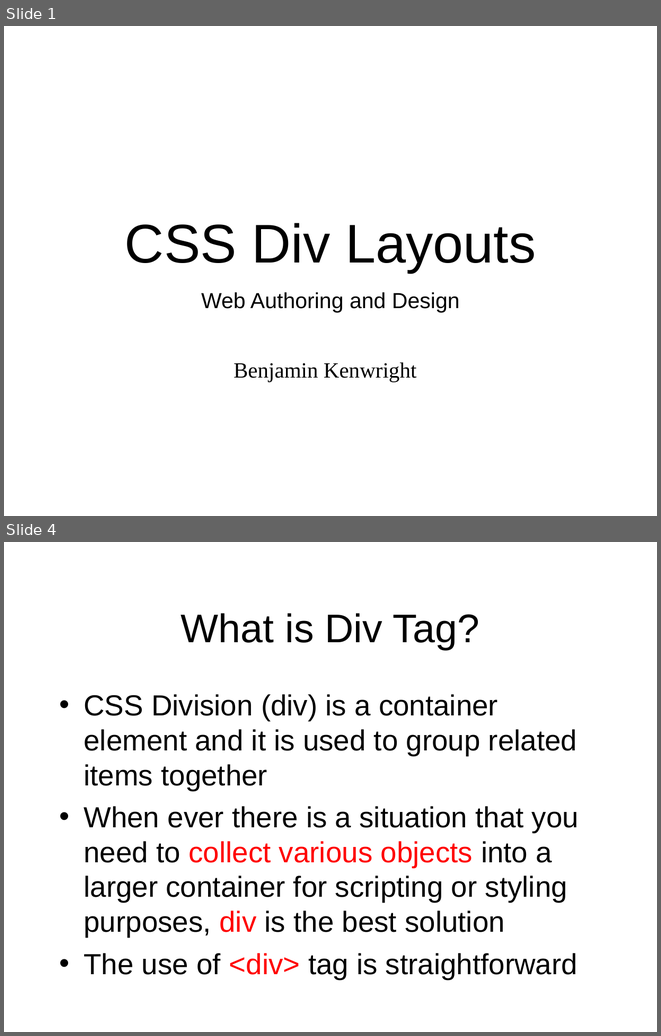
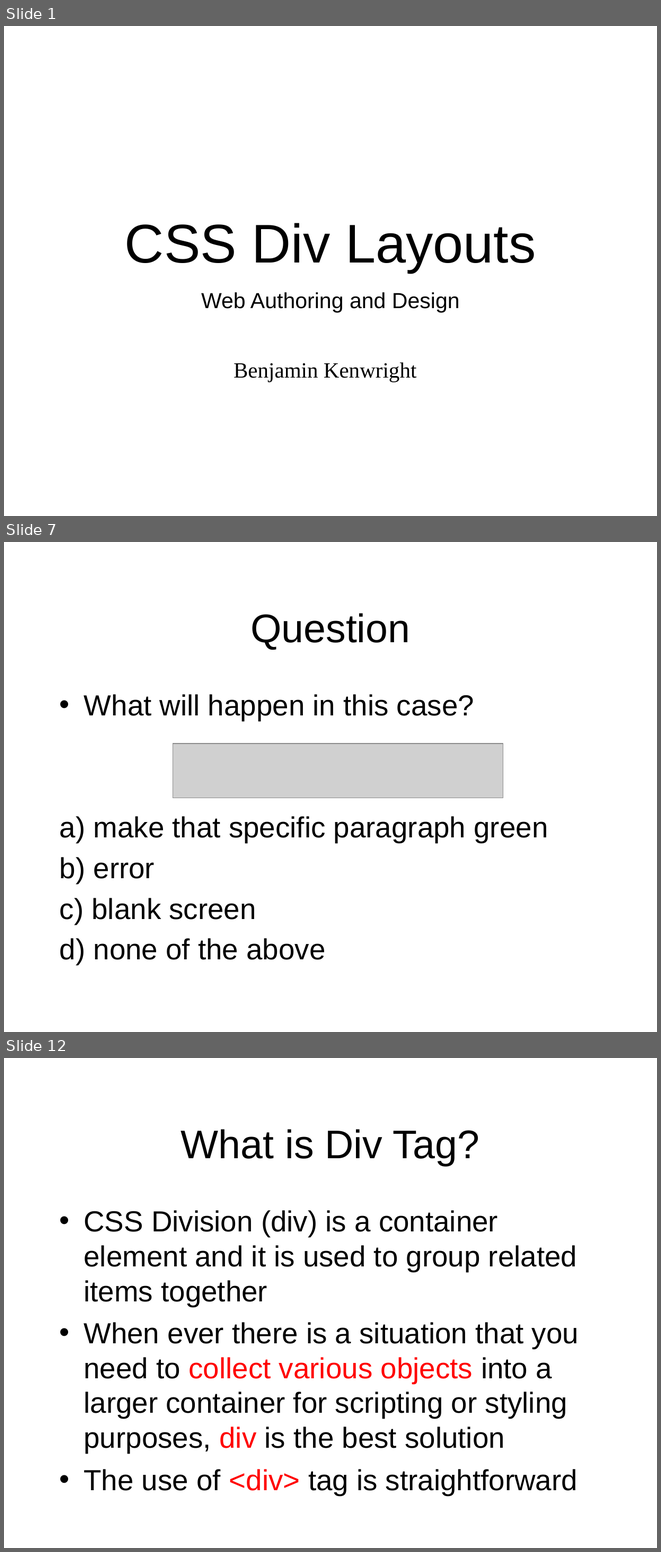
Before and after one commit to octaviordz/zjnu2017.github.io, a slide deck: WAD/lectures/070--CSS.Div.Layout.pptx. Shown one above the other, each under a label of ours: slides 1 and 4 before the commit, slides 1, 7 and 12 after it; the slides between them are not shown. The pictures are 661x1036 and 661x1552 pixels, drawn with LibreOffice and Linux fonts; fonts in the diff are those of the drawing; grey boxes stand for pictures. Boxes give left, top, right and bottom in pixels: in the first picture for what was removed or moved away, otherwise in the second. Text is boxed around its words. In the diff, an @@ line names an element or a change of style, - is before the commit and + after.

```diff
--- a/WAD/lectures/070--CSS.Div.Layout.pptx
+++ b/WAD/lectures/070--CSS.Div.Layout.pptx
@@ slide 7 added at (x1=4, y1=542, x2=657, y2=1032), background #FFFFFF @@
@@ title added at (x1=250, y1=613, x2=410, y2=650), 44 pt, text #000000 @@
+Question
@@ text added at (x1=60, y1=694, x2=548, y2=964), 32 pt, text #000000 @@
+• What will happen in this case?
+a) make that specific paragraph green
+b) error
+c) blank screen
+d) none of the above
@@ picture added at (x1=173, y1=743, x2=503, y2=797) @@
@@ what was slide 4 is now slide 12 @@
```
Also in this commit, not shown: 5 slides changed, 11 other slides added, 2 slides removed.
